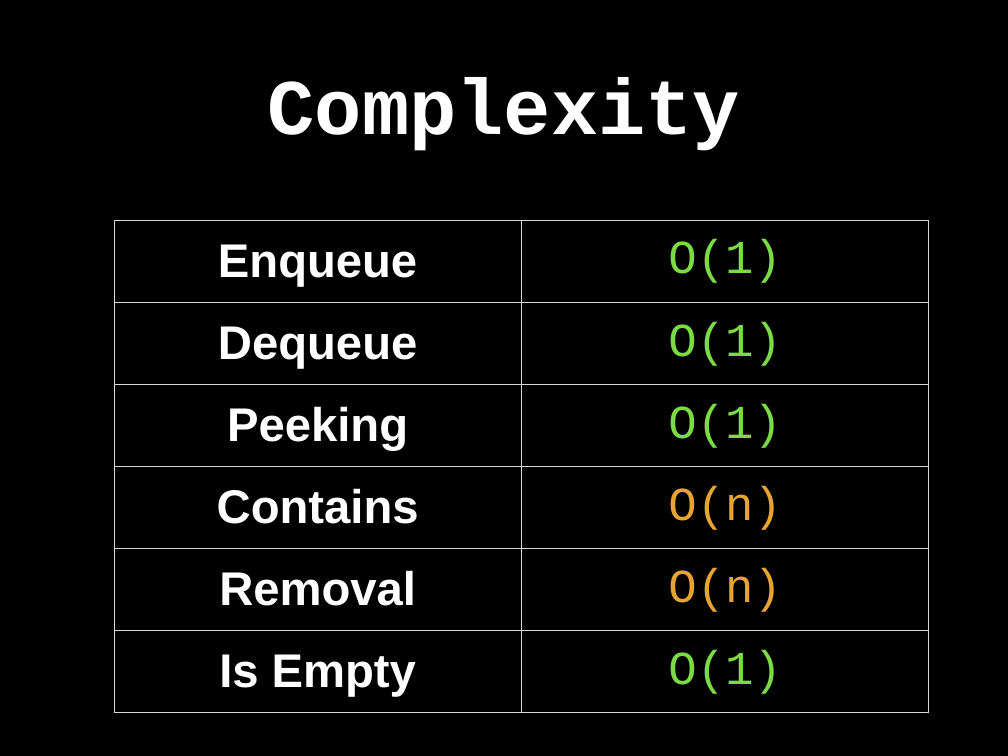
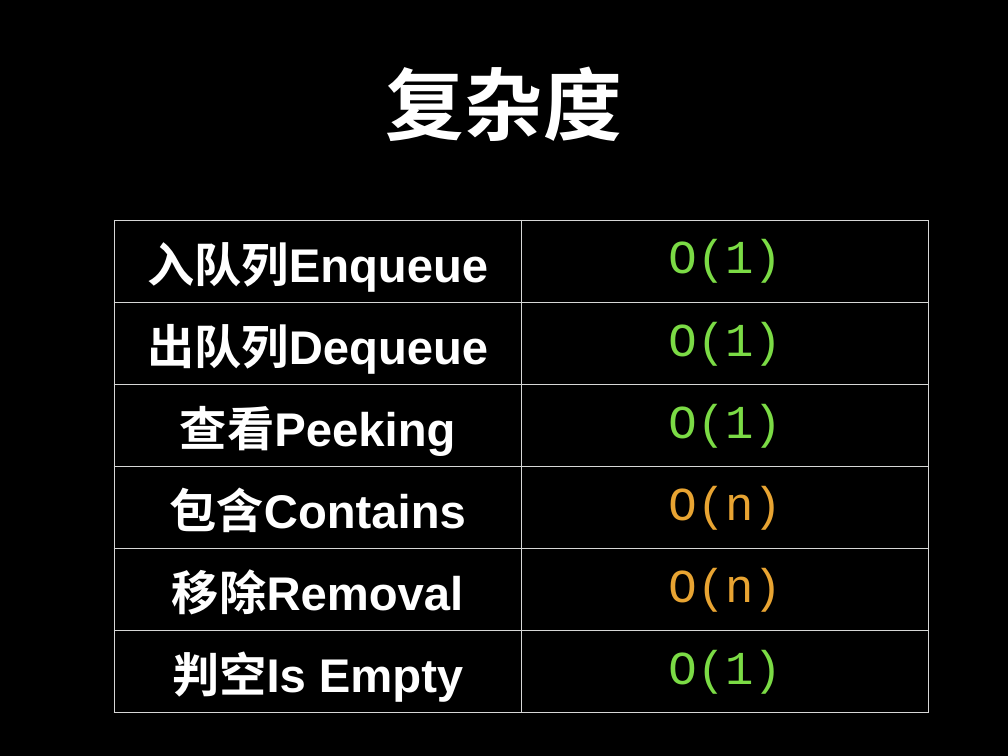
Before and after one commit to spring2go/Algorithms, a slide deck: slide 23 of slides/datastructures/queue/Queue.pptx. Drawn at 1008x756 pixels with LibreOffice and Linux fonts; fonts in the diff are those of the drawing. Boxes give left, top, right and bottom in pixels: in the first picture for what was removed or moved away, otherwise in the second. Text is boxed around its words. In the diff, an @@ line names an element or a change of style, - is before the commit and + after.

```diff
--- a/slides/datastructures/queue/Queue.pptx
+++ b/slides/datastructures/queue/Queue.pptx
@@ title at <box>386,66,622,141</box>: text changed @@
-Complexity
+复杂度
@@ table at <box>114,220,929,713</box> @@
-row 1, column 1: Enqueue
+row 1, column 1: 入队列Enqueue
-row 2, column 1: Dequeue
+row 2, column 1: 出队列Dequeue
-row 3, column 1: Peeking
+row 3, column 1: 查看Peeking
-row 4, column 1: Contains
+row 4, column 1: 包含Contains
-row 5, column 1: Removal
+row 5, column 1: 移除Removal
-row 6, column 1: Is Empty
+row 6, column 1: 判空Is Empty
```
Also in this commit, not shown: 37 other slides changed, 5 slides added, 4 slides removed, 3 other files.
